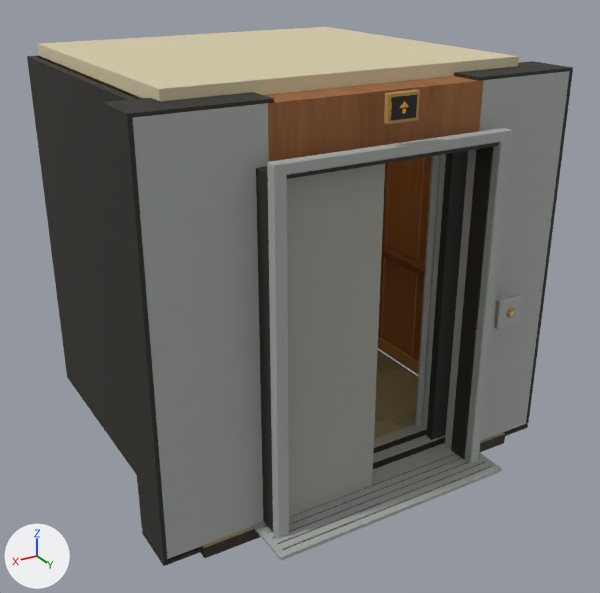
A saved change to the Blender file assets/shared/props/elevator_70s/elevator_70s.blend.
Camera for both pictures: a 50 mm camera at (2.74, 3.67, 3.3) aimed at (-0.02, -0.93, 1.0). Arrows for +X, +Y and +Z are at lower left; the lights stay in place. The picture after the commit comes second.

Objects in the first picture: 'elevator_cabin_70s', 'elevator_frame_70s', 'elevator_leaf_70s'.
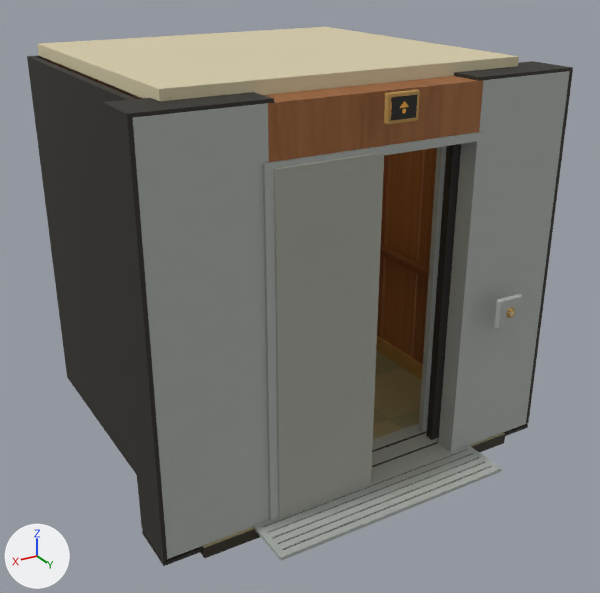
Commit message: Fit elevator doorway flush and close cabin floor seams

Pixel boxes (x1, y1, x2, y2) of what changed, in the pictures (600 x 593 px; the box of a moved part takes in the faces that stretch with it):
'elevator_frame_70s', reshaped: before (256, 90, 522, 539); after (263, 90, 522, 521)
part 1 of me_cube_001, added (mostly hidden): after (372, 442, 438, 467)
part 2 of me_cube_001, added: after (372, 433, 439, 466)
part 3 of me_cube_001, added (mostly hidden): after (372, 431, 427, 452)
part 4 of me_cube_001, deleted: before (373, 437, 445, 469)
part 5 of me_cube_001, moved or reshaped (mostly hidden): before (260, 154, 455, 526); after (260, 146, 467, 526)
part 6 of me_cube_101, moved or reshaped: before (451, 147, 494, 459); after (438, 131, 486, 453)
part 7 of me_cube_101, moved or reshaped: before (256, 166, 273, 532); after (263, 162, 278, 521)
part 8 of me_cube_101, added: after (274, 132, 478, 168)
part 9 of me_cube_101, cut back: before (267, 128, 512, 539)

The edits, one by one:
me_cube_001 is used by ob_elevator_cabin_70s; location (0.0, 0.0, 0.0).
me_cube_001 had 864 vertices, 688 faces and spanned x -1.45..1.45, y -2.48..0.32, z -0.08..2.63.
me_cube_001 now has 856 vertices, 682 faces and spans x -1.45..1.45, y -2.48..0.32, z -0.08..2.63.
me_cube_001 part 1: a new loose piece, a box spanning x -0.82..0.82, y -0.161..-0.139, z 0.006..0.008, in mat_satin_wood__linoleum_and_hardware (picture img_elevator_70s_png).
me_cube_001 part 2: a new loose piece, a box spanning x -0.82..0.82, y -0.289..-0.161, z 0.006..0.012, in mat_satin_wood__linoleum_and_hardware (picture img_elevator_70s_png).
me_cube_001 part 3: a new loose piece, a box spanning x -0.82..0.82, y -0.311..-0.289, z 0.006..0.008, in mat_satin_wood__linoleum_and_hardware (picture img_elevator_70s_png).
me_cube_001 part 4: the loose piece of 8 vertices spanning x -0.82..0.82, y -0.18..-0.12, z 0.01 is deleted.
me_cube_001 part 5: 20 vertices moved from x -1.2..1.2, y -2.4..-0.12, z 0.0..2.24 to x -1.2..1.2, y -2.4..-0.14, z 0.0..2.24; 64 vertices removed from x -1.2..1.2, y -2.38..-0.02, z -0.01..2.24; 32 vertices added at x -1.2..1.2, y -2.38..-0.02, z -0.01..2.24.
Other edits to the shape of me_cube_001 do not show in these pictures.
me_cube_101 is used by ob_elevator_frame_70s; location (0.0, 0.0, 0.0).
me_cube_101 had 217 vertices, 185 faces and spanned x -1.42..1.42, y -0.24..0.17, z -0.01..2.57.
me_cube_101 now has 144 vertices, 120 faces and spans x -1.42..1.43, y -0.24..0.17, z -0.01..2.57.
me_cube_101 part 6: the loose piece of 8 vertices spanning x -0.79..-0.71, y -0.02..0.1, z -0.01..2.23 is moved by (0.03, -0.11, 0.01).
me_cube_101 part 7: the loose piece of 8 vertices spanning x 0.71..0.79, y -0.02..0.1, z -0.01..2.23 is moved by (-0.03, -0.11, 0.01).
me_cube_101 part 8: a new loose piece, a box spanning x -0.688..0.688, y -0.138..0.0, z 2.2..2.25, in mat_satin_wood__linoleum_and_hardware (picture img_elevator_70s_png).
me_cube_101 part 9: 4 vertices moved from x -0.71..0.71, y 0.15, z 2.2..2.24 to x -0.71..0.72, y -0.16, z 2.2..2.24; 81 vertices removed from x -0.8..0.8, y 0.11..0.17, z 0.0..2.29.
Other edits to the shape of me_cube_101 do not show in these pictures.
